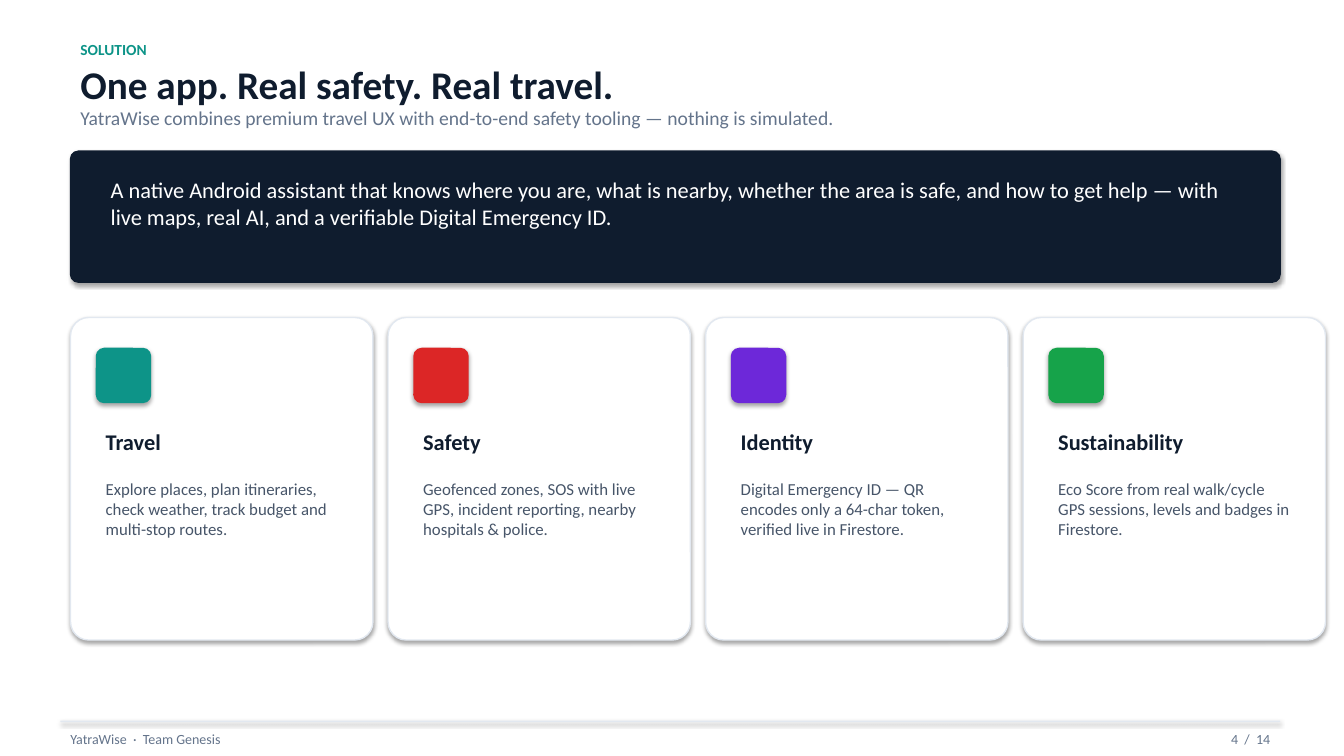
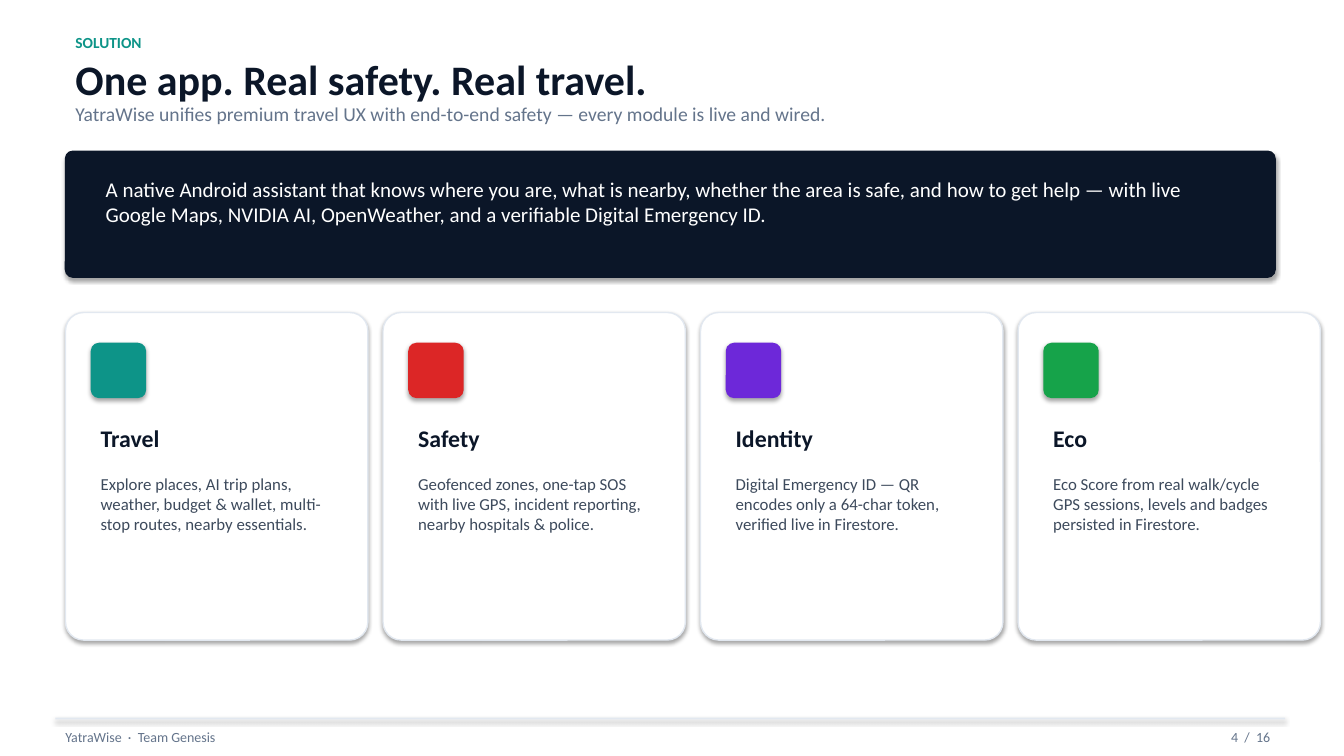
Before and after one commit to piyushkumarexe/travelling, a slide deck: slide 4 of docs/ppt/YatraWise_Team_Genesis.pptx. Drawn at 1344x756 pixels with LibreOffice and Linux fonts; fonts in the diff are those of the drawing. Boxes give left, top, right and bottom in pixels: in the first picture for what was removed or moved away, otherwise in the second. Text is boxed around its words. In the diff, an @@ line names an element or a change of style, - is before the commit and + after.

```diff
--- a/docs/ppt/YatraWise_Team_Genesis.pptx
+++ b/docs/ppt/YatraWise_Team_Genesis.pptx
@@ text "SOLUTION": place and size @@
-text "SOLUTION" at [80, 45, 146, 55]
+text "SOLUTION" at [75, 38, 141, 48]
@@ text "One app. Real safety. Real ..." at [75, 65, 647, 102]: size 28 to 30 pt, text colour #0F1C2E to #0B1628 @@
@@ text at [75, 107, 825, 124]: text changed @@
-YatraWise combines premium travel UX with end-to-end safety tooling — nothing is simulated.
+YatraWise unifies premium travel UX with end-to-end safety — every module is live and wired.
@@ rounded rectangle: place and size @@
-rounded rectangle at [71, 151, 1280, 282]
+rounded rectangle at [66, 151, 1275, 277]
@@ rounded rectangle at [66, 151, 1275, 277]: fill #0F1C2E to #0B1628; outline #0F1C2E 1 pt to #0B1628 1 pt @@
@@ text at [106, 182, 1180, 226]: text changed; size 16 to 15 pt @@
-A native Android assistant that knows where you are, what is nearby, whether the area is safe, and how to get help — with live maps, real AI, and a verifiable Digital Emergency ID.
+A native Android assistant that knows where you are, what is nearby, whether the area is safe, and how to get help — with live Google Maps, NVIDIA AI, OpenWeather, and a verifiable Digital Emergency ID.
@@ rounded rectangle: place and size @@
-rounded rectangle at [71, 318, 373, 640]
+rounded rectangle at [66, 313, 368, 640]
@@ rounded rectangle: place and size @@
-rounded rectangle at [388, 318, 691, 640]
+rounded rectangle at [383, 313, 686, 640]
@@ rounded rectangle: place and size @@
-rounded rectangle at [706, 318, 1008, 640]
+rounded rectangle at [701, 313, 1003, 640]
@@ rounded rectangle: place and size @@
-rounded rectangle at [1023, 318, 1326, 640]
+rounded rectangle at [1018, 313, 1321, 640]
@@ 4 rounded rectangles: place and size @@
-4 rounded rectangles at [96, 348, 1104, 403]
+4 rounded rectangles at [91, 343, 1099, 398]
@@ size 16 to 17 pt, text colour #0F1C2E to #0B1628 in 3 elements at [101, 430, 160, 447], [418, 430, 479, 451], [736, 430, 813, 451] @@
@@ text at [1053, 431, 1087, 447]: text changed; size 16 to 17 pt; text colour #0F1C2E to #0B1628 @@
-Sustainability
+Eco
@@ text at [101, 478, 321, 533]: text changed; text colour #475569 to #3D4A5C @@
-Explore places, plan itineraries, check weather, track budget and multi-stop routes.
+Explore places, AI trip plans, weather, budget & wallet, multi-stop routes, nearby essentials.
@@ text at [418, 478, 641, 533]: text changed; text colour #475569 to #3D4A5C @@
-Geofenced zones, SOS with live GPS, incident reporting, nearby hospitals & police.
+Geofenced zones, one-tap SOS with live GPS, incident reporting, nearby hospitals & police.
@@ text "Digital Emergency ID — QR ..." at [736, 478, 939, 530]: text colour #475569 to #3D4A5C @@
@@ text at [1053, 478, 1267, 533]: text changed; text colour #475569 to #3D4A5C @@
-Eco Score from real walk/cycle GPS sessions, levels and badges in Firestore.
+Eco Score from real walk/cycle GPS sessions, levels and badges persisted in Firestore.
@@ rectangle: place and size @@
-rectangle at [60, 721, 1280, 722]
+rectangle at [55, 718, 1286, 720]
@@ text "YatraWise · Team Genesis": place and size @@
-text "YatraWise · Team Genesis" at [70, 734, 220, 744]
+text "YatraWise · Team Genesis" at [65, 732, 215, 742]
@@ text at [1231, 732, 1270, 742]: text changed @@
-4 / 14
+4 / 16
```
Also in this commit, not shown: 13 other slides changed, 2 slides added, 1 other file.
